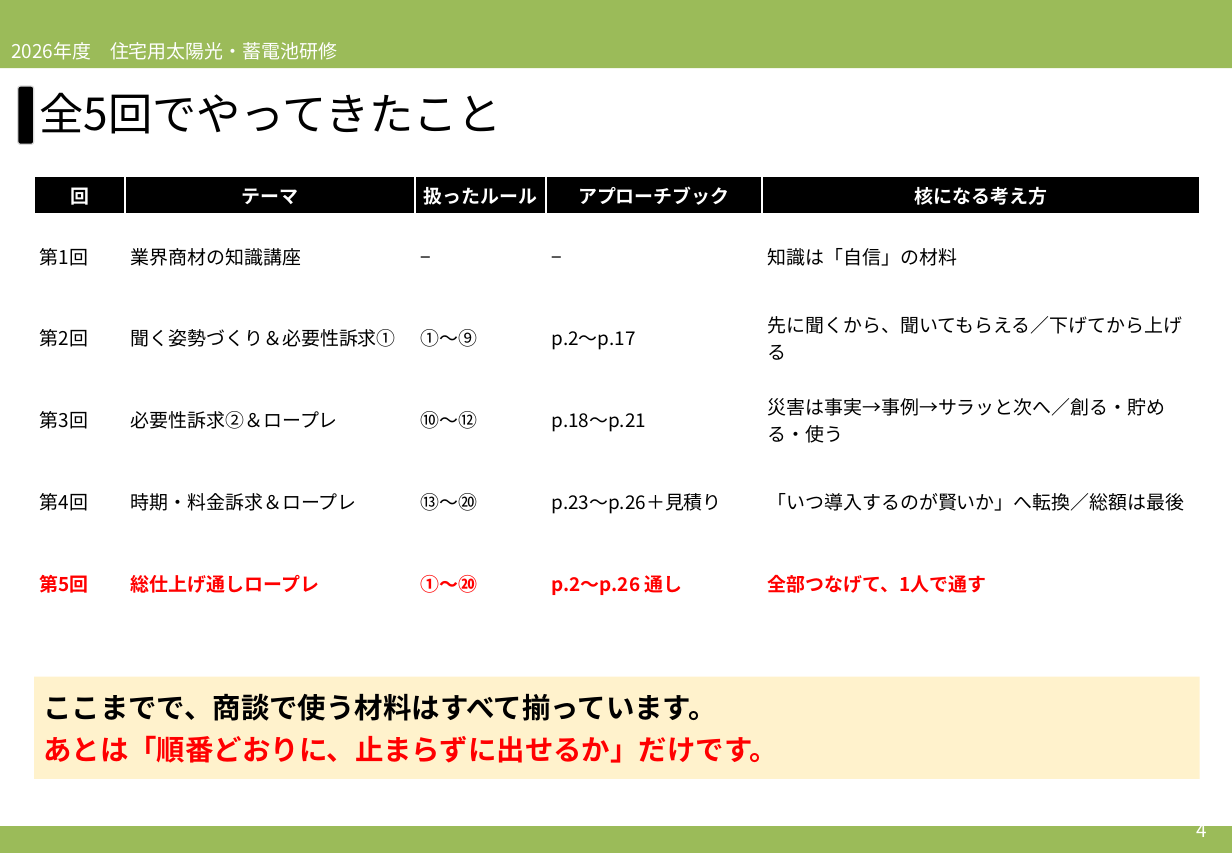
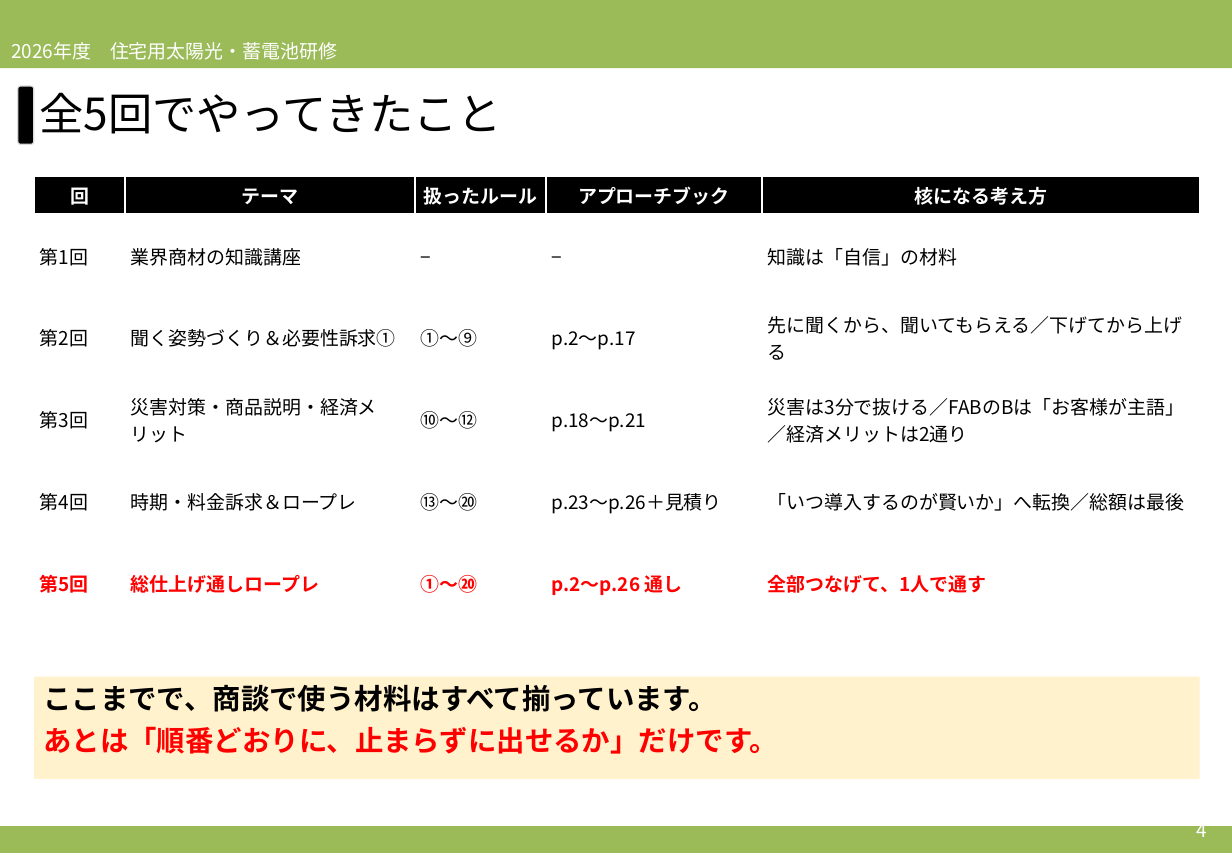
Before and after one commit to soshiro-iki-sys/-, a slide deck: slide 4 of slides/2026営業研修_第5回_総仕上げ通しロープレ.pptx. Drawn at 1232x853 pixels with LibreOffice and Linux fonts; fonts in the diff are those of the drawing. Boxes give left, top, right and bottom in pixels: in the first picture for what was removed or moved away, otherwise in the second. Text is boxed around its words. In the diff, an @@ line names an element or a change of style, - is before the commit and + after.

```diff
--- a/slides/2026営業研修_第5回_総仕上げ通しロープレ.pptx
+++ b/slides/2026営業研修_第5回_総仕上げ通しロープレ.pptx
@@ table at [34, 176, 1200, 625] @@
-row 4, column 2: 必要性訴求②＆ロープレ
+row 4, column 2: 災害対策・商品説明・経済メリット
-row 4, column 5: 災害は事実→事例→サラッと次へ／創る・貯める・使う
+row 4, column 5: 災害は3分で抜ける／FABのBは「お客様が主語」／経済メリットは2通り
@@ rectangle "ここまでで、商談で使う材料はすべて揃っています。" at [34, 677, 1200, 779]: vertical alignment middle to top @@
```
Also in this commit, not shown: 20 other slides changed, 7 other files.
